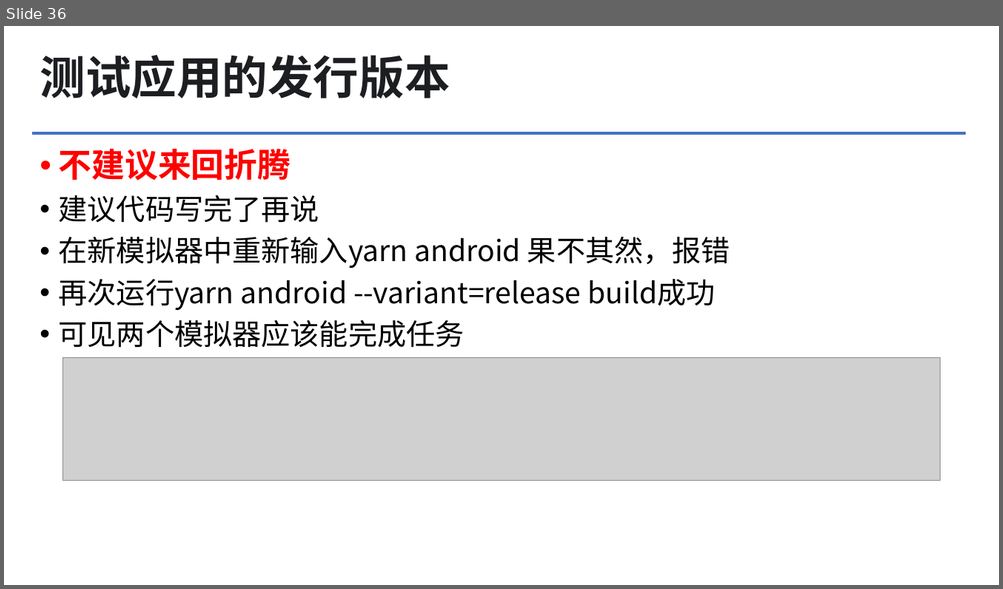
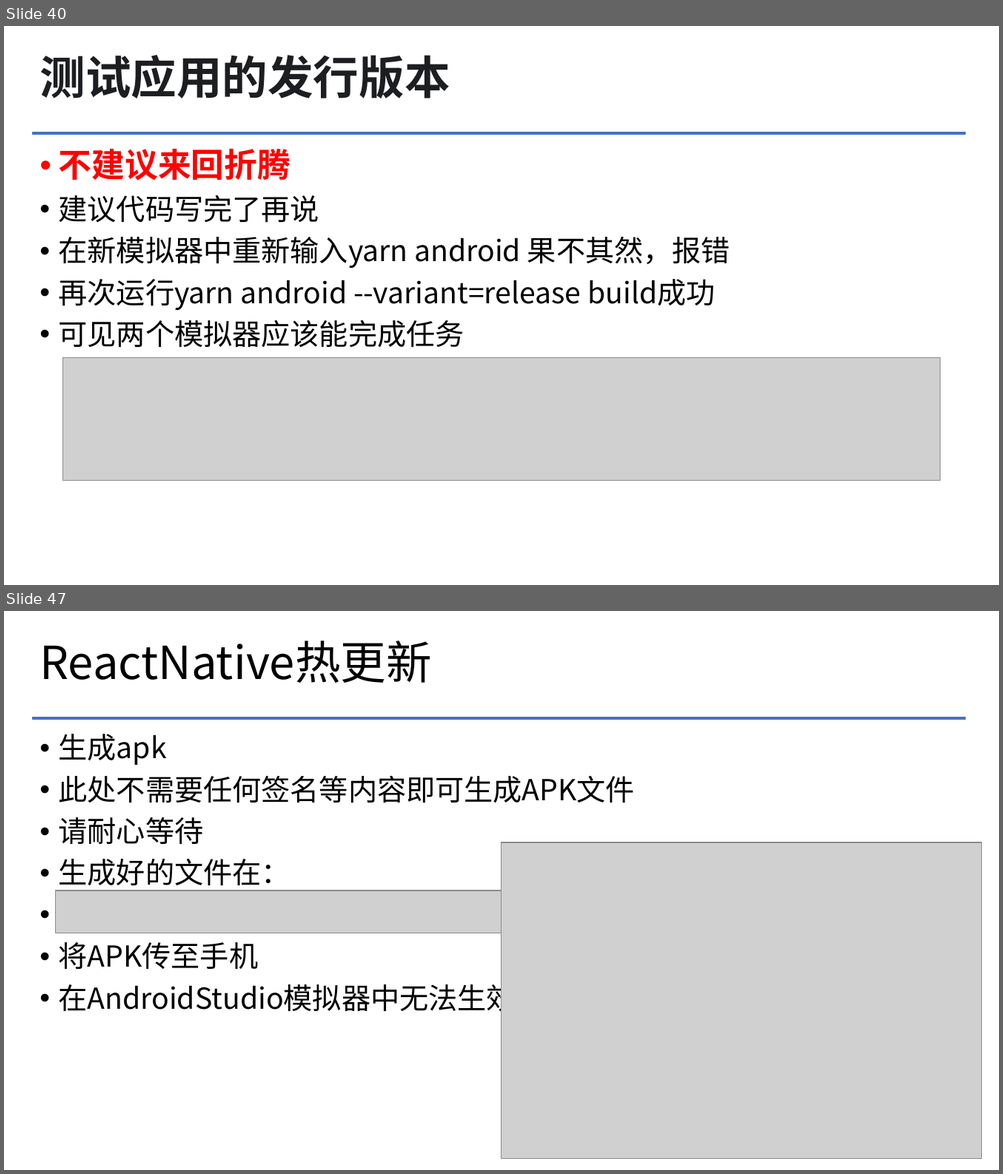
Before and after one commit to greatgu99/myApp, a slide deck: 文档/ReactNative项目入门.pptx. Shown one above the other, each under a label of ours: slide 36 before the commit, slides 40 and 47 after it; the slides between them are not shown. The pictures are 1003x589 and 1003x1174 pixels, drawn with LibreOffice and Linux fonts; fonts in the diff are those of the drawing; grey boxes stand for pictures; background and template pictures are left out. Boxes give left, top, right and bottom in pixels: in the first picture for what was removed or moved away, otherwise in the second. Text is boxed around its words. In the diff, an @@ line names an element or a change of style, - is before the commit and + after.

```diff
--- a/文档/ReactNative项目入门.pptx
+++ b/文档/ReactNative项目入门.pptx
@@ slide 47 added at (x1=4, y1=611, x2=999, y2=1170), background #FFFFFF; not listed: 1 template element that a slide beside it also shows @@
@@ title added at (x1=40, y1=641, x2=432, y2=683), 44 pt, text #000000 @@
+ReactNative热更新
@@ text added at (x1=59, y1=734, x2=634, y2=1017), 28 pt, text #000000 @@
+• 生成apk
+• 此处不需要任何签名等内容即可生成APK文件
+• 请耐心等待
+• 生成好的文件在：
+• 将APK传至手机
+• 在AndroidStudio模拟器中无法生效
@@ picture added at (x1=502, y1=843, x2=982, y2=1160) @@
@@ picture added at (x1=56, y1=891, x2=501, y2=934) @@
@@ what was slide 36 is now slide 40 @@
```
Also in this commit, not shown: 4 slides changed, 19 other slides added.
